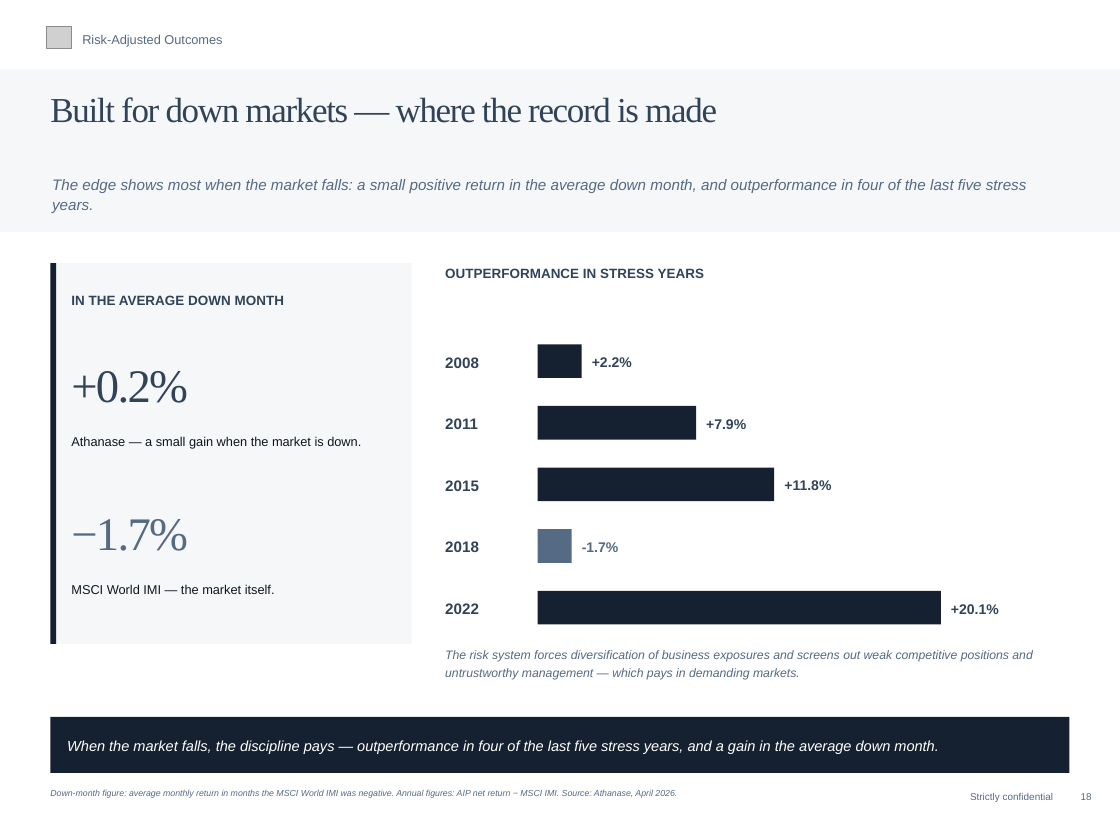
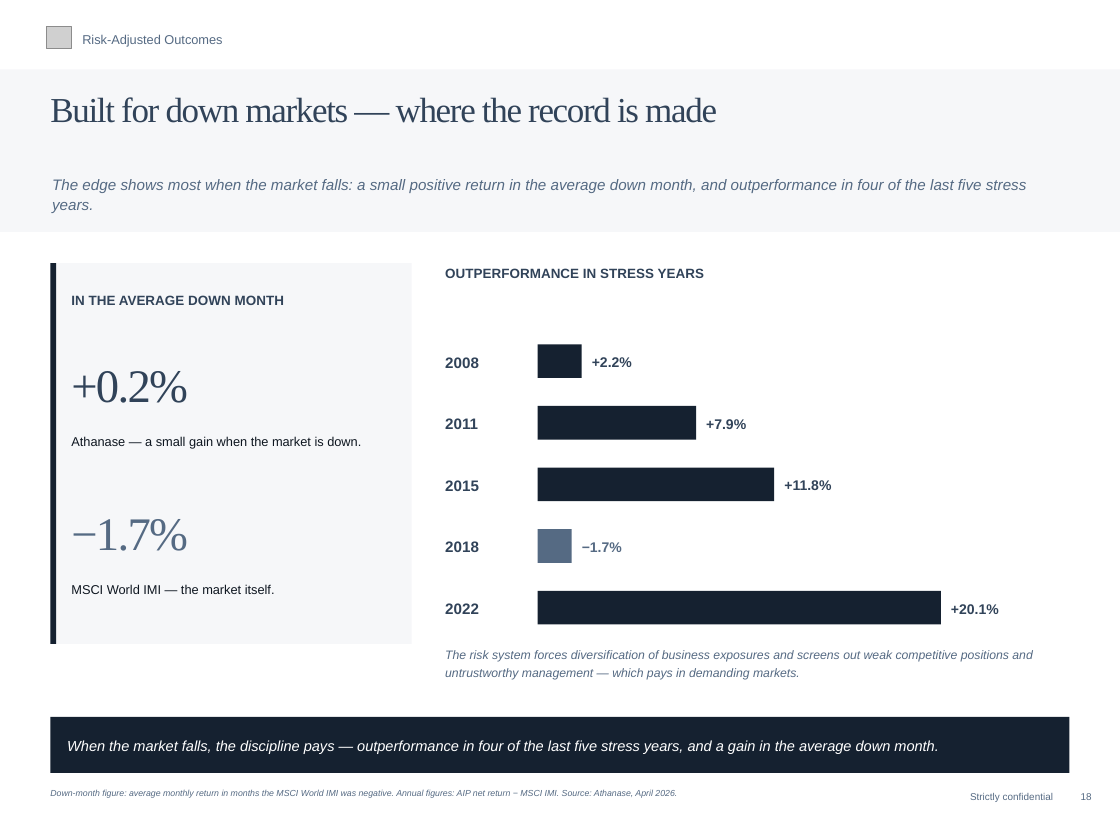
Before and after one commit to charette-lab/Claude, a slide deck: slide 18 of Athanase_Endowment_Pitch_23pp.pptx. Drawn at 1120x840 pixels with LibreOffice and Linux fonts; fonts in the diff are those of the drawing; grey boxes stand for pictures. Boxes give left, top, right and bottom in pixels: in the first picture for what was removed or moved away, otherwise in the second. Text is boxed around its words. In the diff, an @@ line names an element or a change of style, - is before the commit and + after.

```diff
--- a/Athanase_Endowment_Pitch_23pp.pptx
+++ b/Athanase_Endowment_Pitch_23pp.pptx
@@ text at (x1=582, y1=542, x2=622, y2=552): text changed @@
--1.7%
+−1.7%
```
Also in this commit, not shown: 5 other slides changed.
